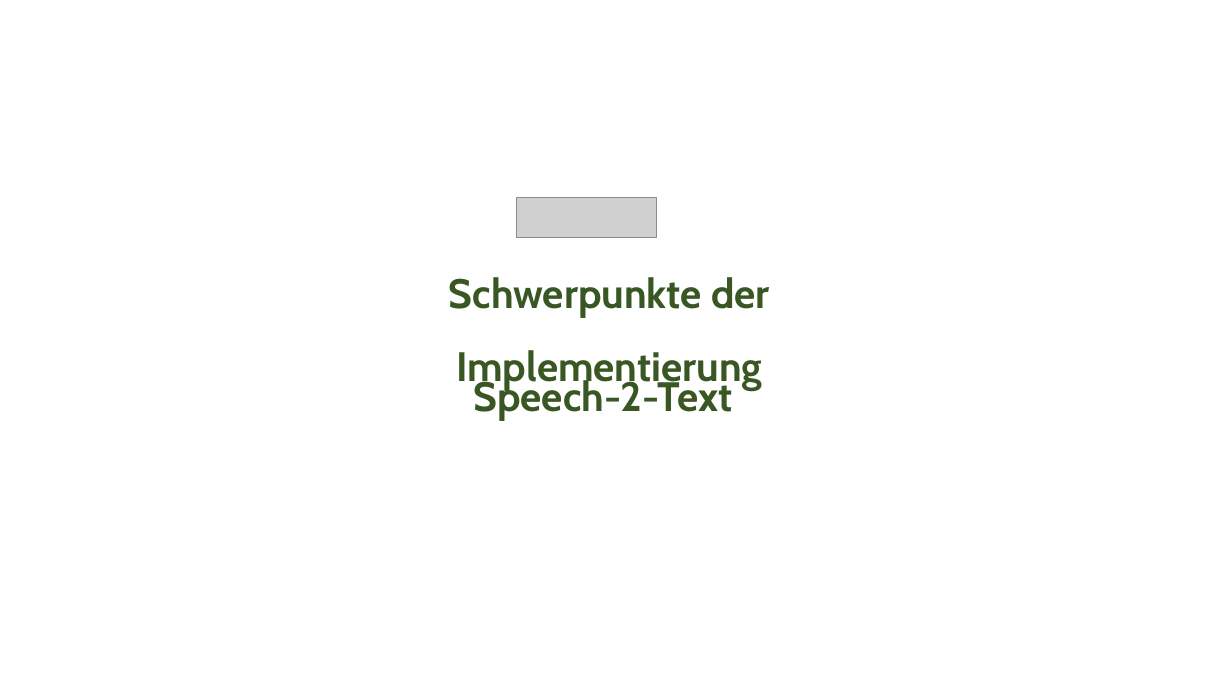
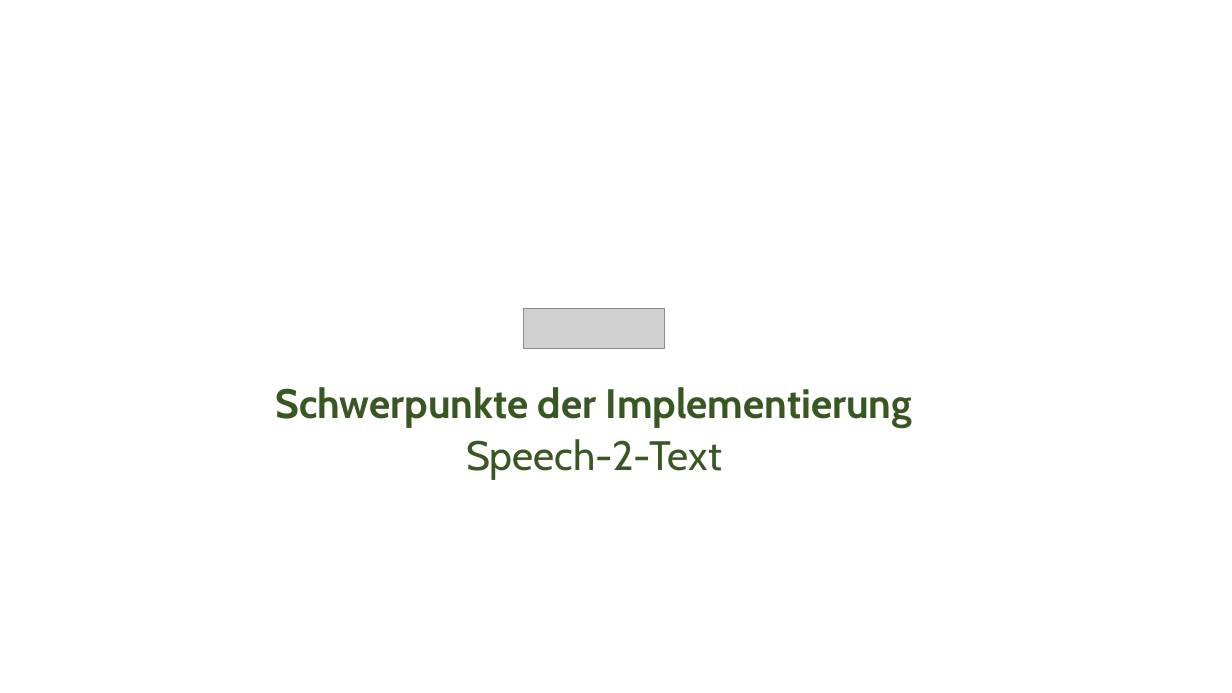
Before and after one commit to Ratoh/SAPLEXA, a slide deck: slide 5 of CavallaroAngelo/Präsentation Wahlmodulvorstellung/SAPlexa Präsentation FINAL.pptx. Drawn at 1232x693 pixels with LibreOffice and Linux fonts; fonts in the diff are those of the drawing; grey boxes stand for pictures. Boxes give left, top, right and bottom in pixels: in the first picture for what was removed or moved away, otherwise in the second. Text is boxed around its words. In the diff, an @@ line names an element or a change of style, - is before the commit and + after.

```diff
--- a/CavallaroAngelo/Präsentation Wahlmodulvorstellung/SAPlexa Präsentation FINAL.pptx
+++ b/CavallaroAngelo/Präsentation Wahlmodulvorstellung/SAPlexa Präsentation FINAL.pptx
@@ picture moved from (x1=516, y1=197, x2=656, y2=238) to (x1=524, y1=308, x2=665, y2=348) @@
@@ text "Schwerpunkte der Implementierung" moved from (x1=449, y1=277, x2=770, y2=391) to (x1=275, y1=387, x2=912, y2=428) @@
@@ text "Schwerpunkte der Implementierung" at (x1=275, y1=387, x2=912, y2=428): list level 2 to 1 in "Schwerpunkte der Implementierung" @@
@@ text "Speech-2-Text" moved from (x1=474, y1=376, x2=733, y2=420) to (x1=466, y1=439, x2=722, y2=480) @@
@@ text "Speech-2-Text" at (x1=466, y1=439, x2=722, y2=480): bold off; alignment left to centre; list level 2 to 1 in "Speech-2-Text"; line spacing 1.5 to 1 @@
```
Also in this commit, not shown: 4 other slides changed.
